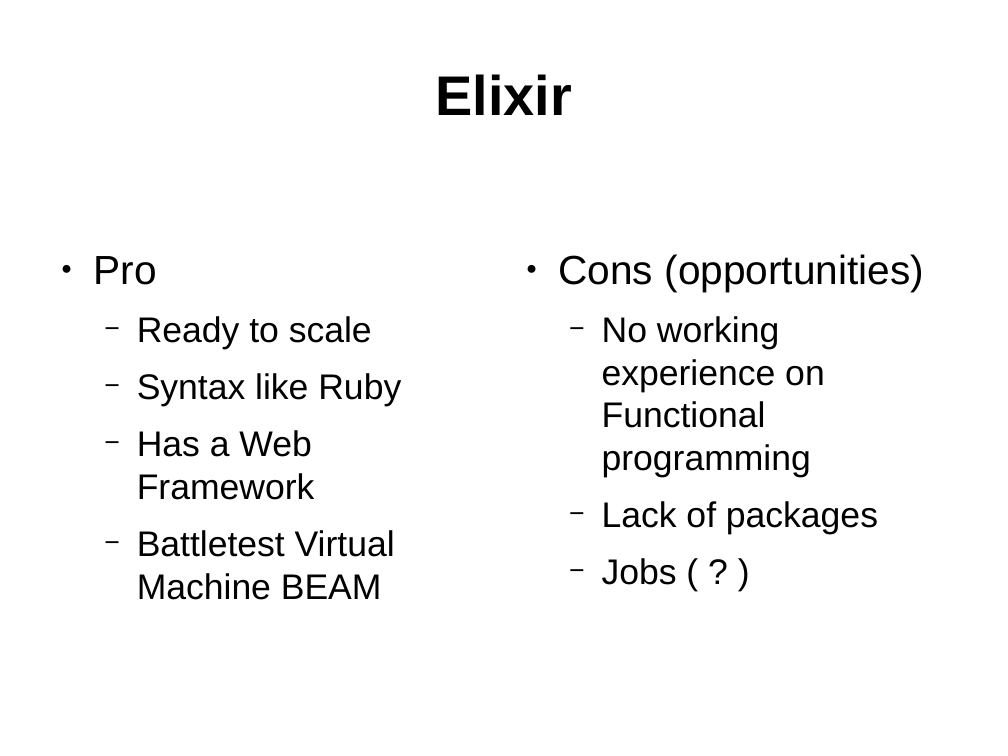
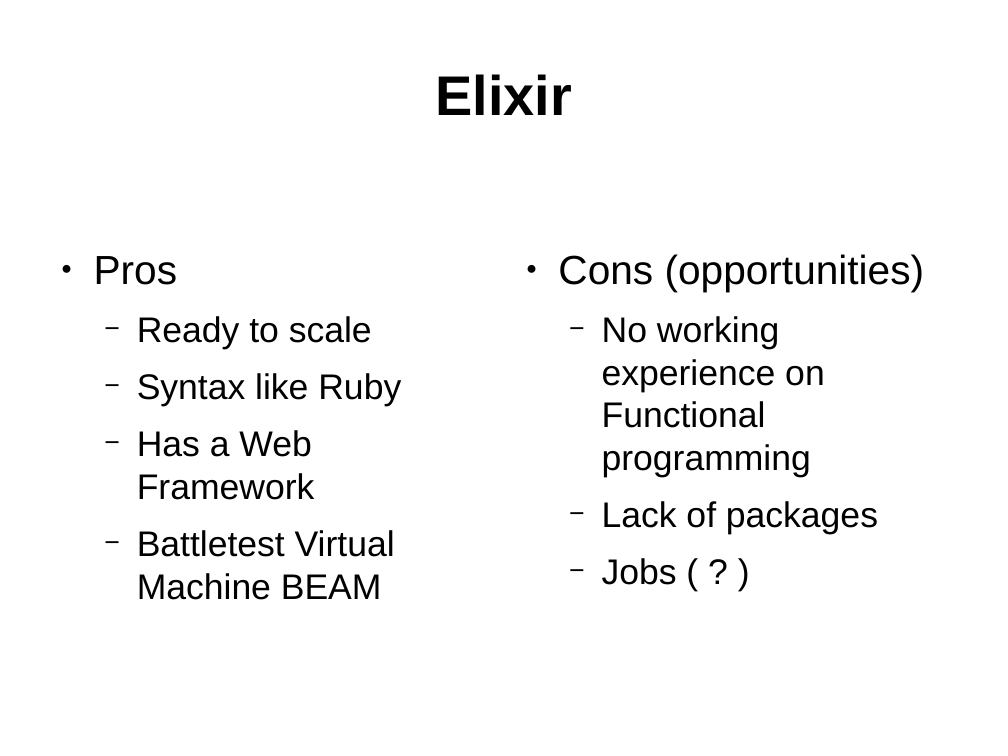
Before and after one commit to ramortegui/talks, a slide deck: slide 5 of porting-perl-package-to-elixir.odp. Drawn at 1008x756 pixels with LibreOffice and Linux fonts; fonts in the diff are those of the drawing. Boxes give left, top, right and bottom in pixels: in the first picture for what was removed or moved away, otherwise in the second. Text is boxed around its words. In the diff, an @@ line names an element or a change of style, - is before the commit and + after.

```diff
--- a/porting-perl-package-to-elixir.odp
+++ b/porting-perl-package-to-elixir.odp
@@ text at [94,256,178,285]: text changed @@
-● Pro
+● Pros
```
Also in this commit, not shown: 10 other slides changed, 1 slide added, 2 slides removed.
